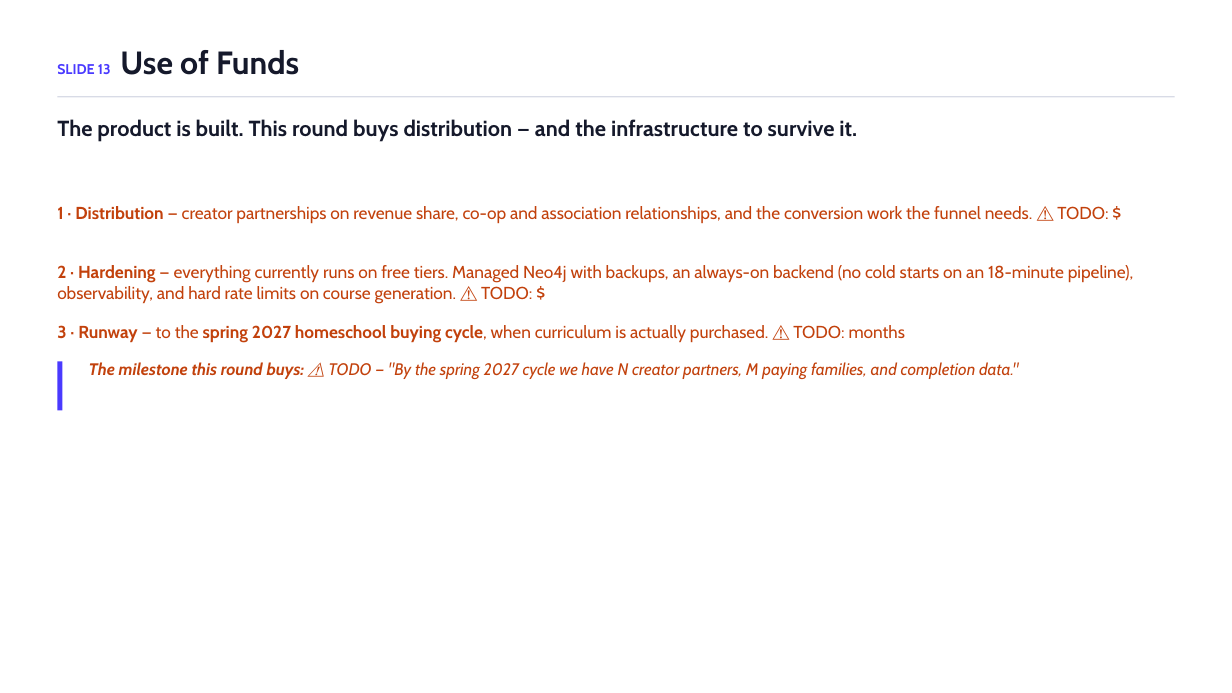
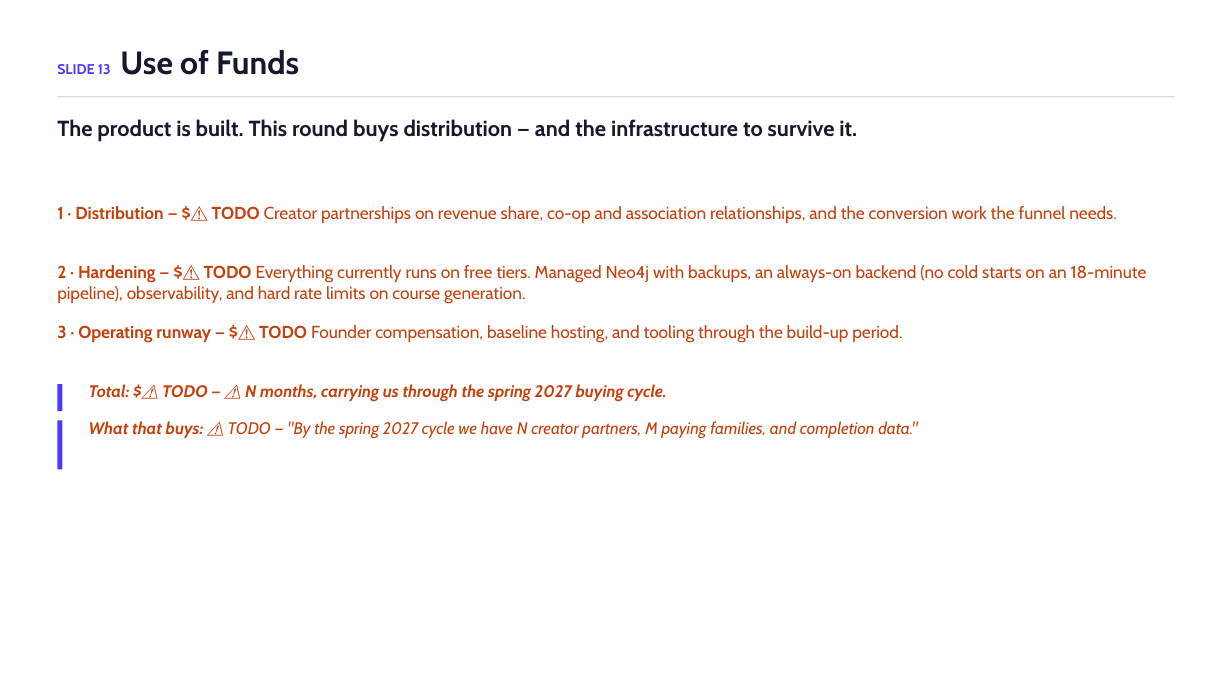
Before and after one commit to ChuckIrvine/qlaudia, a slide deck: slide 13 of pitch_deck/qlaudia_pitch_deck.pptx. Drawn at 1232x693 pixels with LibreOffice and Linux fonts; fonts in the diff are those of the drawing. Boxes give left, top, right and bottom in pixels: in the first picture for what was removed or moved away, otherwise in the second. Text is boxed around its words. In the diff, an @@ line names an element or a change of style, - is before the commit and + after.

```diff
--- a/pitch_deck/qlaudia_pitch_deck.pptx
+++ b/pitch_deck/qlaudia_pitch_deck.pptx
@@ text at [57,206,1117,223]: text changed @@
-1 · Distribution — creator partnerships on revenue share, co-op and association relationships, and the conversion work the funnel needs. ⚠️ TODO: $
+1 · Distribution — $⚠️ TODO Creator partnerships on revenue share, co-op and association relationships, and the conversion work the funnel needs.
@@ text at [57,265,1147,304]: text changed @@
-2 · Hardening — everything currently runs on free tiers. Managed Neo4j with backups, an always-on backend (no cold starts on an 18-minute pipeline), observability, and hard rate limits on course generation. ⚠️ TODO: $
+2 · Hardening — $⚠️ TODO Everything currently runs on free tiers. Managed Neo4j with backups, an always-on backend (no cold starts on an 18-minute pipeline), observability, and hard rate limits on course generation.
@@ text at [57,325,902,343]: text changed @@
-3 · Runway — to the spring 2027 homeschool buying cycle, when curriculum is actually purchased. ⚠️ TODO: months
+3 · Operating runway — $⚠️ TODO Founder compensation, baseline hosting, and tooling through the build-up period.
@@ rectangle: place and size @@
-rectangle at [57,361,63,410]
+rectangle at [57,384,63,411]
@@ text at [89,384,666,401]: text changed; bold on @@
-The milestone this round buys: ⚠️ TODO — "By the spring 2027 cycle we have N creator partners, M paying families, and completion data."
+Total: $⚠️ TODO — ⚠️ N months, carrying us through the spring 2027 buying cycle.
@@ rectangle added at [57,421,63,470], fill #4A3AFF @@
@@ text added at [89,421,918,438], 13 pt, text #C2410C, italic @@
+What that buys: ⚠️ TODO — "By the spring 2027 cycle we have N creator partners, M paying families, and completion data."
```
Also in this commit, not shown: 1 other slide changed, 3 other files.
